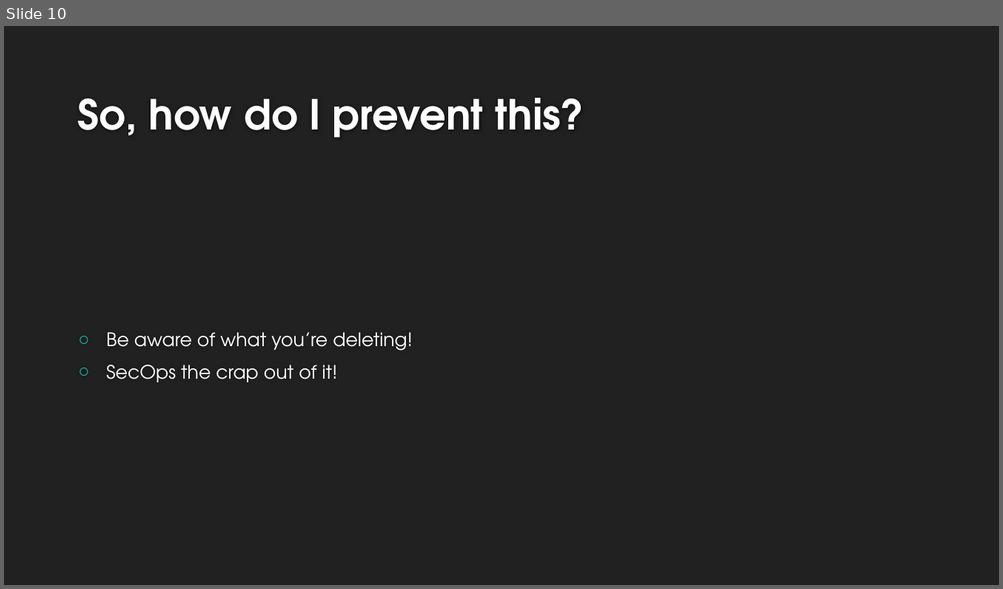
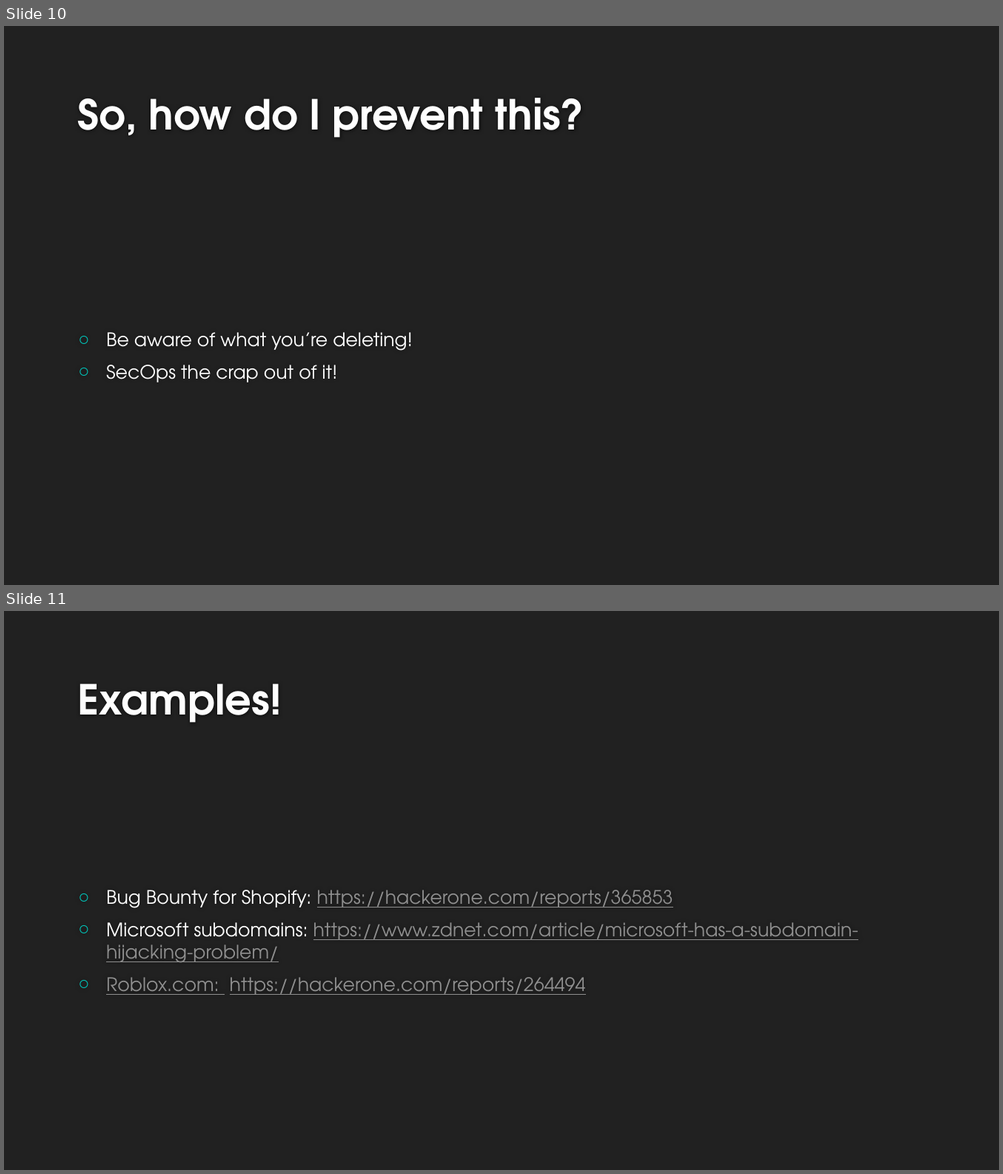
Before and after one commit to francalovescakes/cloud-network-security, a slide deck: day-1/route53.pptx. Shown one above the other, each under a label of ours: slide 10 before the commit, slides 10 and 11 after it. The pictures are 1003x589 and 1003x1174 pixels, drawn with LibreOffice and Linux fonts; fonts in the diff are those of the drawing; background and template pictures are left out. Boxes give left, top, right and bottom in pixels: in the first picture for what was removed or moved away, otherwise in the second. Text is boxed around its words. In the diff, an @@ line names an element or a change of style, - is before the commit and + after.

Commit message:
wip for review

```diff
--- a/day-1/route53.pptx
+++ b/day-1/route53.pptx
@@ slide 11 added at bbox=[4, 611, 999, 1170], background #212121 @@
@@ title added at bbox=[77, 684, 281, 723], 40 pt, text #FEFEFE, bold @@
+Examples!
@@ text added at bbox=[106, 890, 858, 995], 18 pt, text #8F8F8F, underline @@
+○ Bug Bounty for Shopify: https://hackerone.com/reports/365853
+○ Microsoft subdomains: https://www.zdnet.com/article/microsoft-has-a-subdomain-hijacking-problem/
+○ Roblox.com: https://hackerone.com/reports/264494
```
